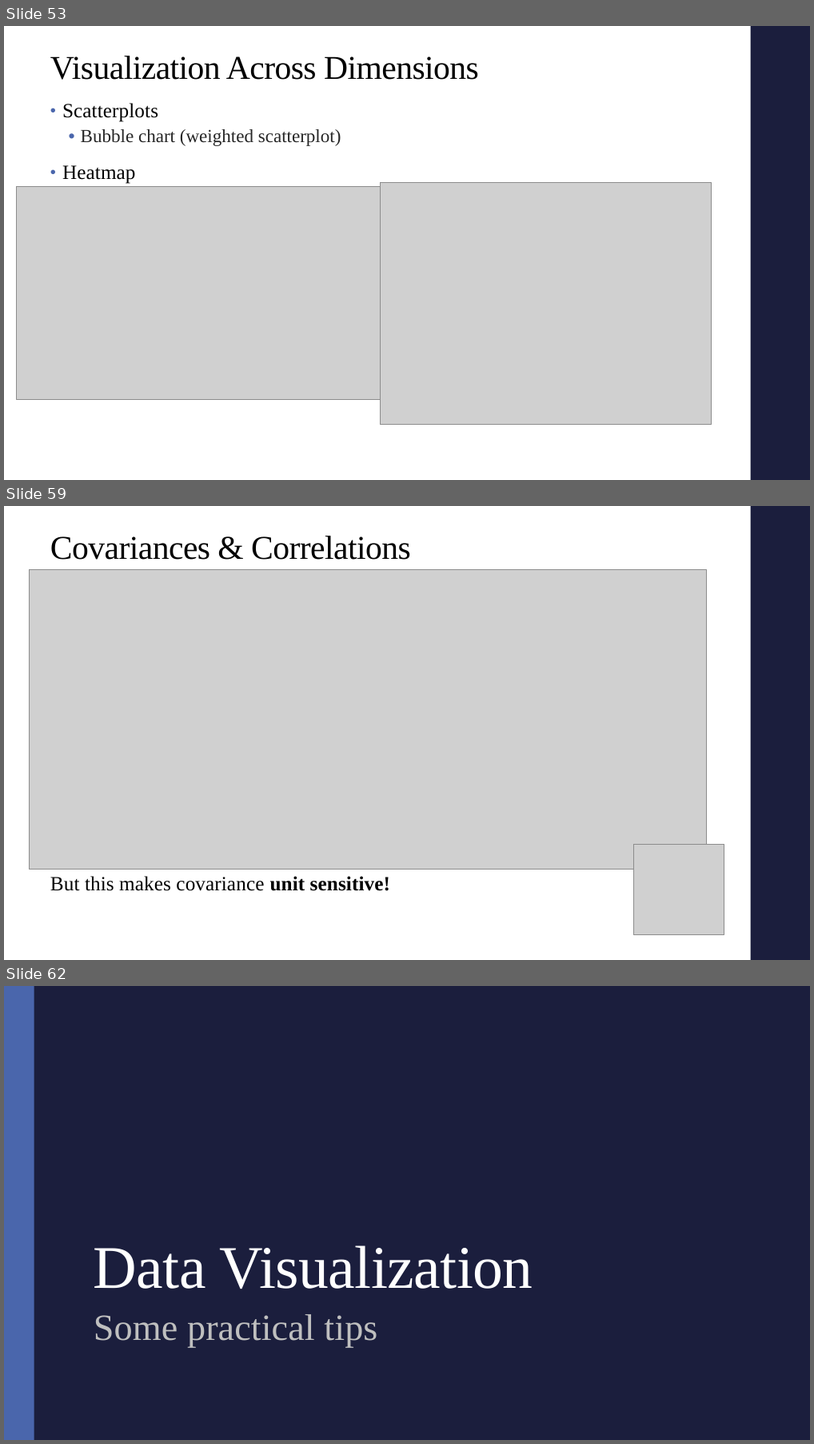
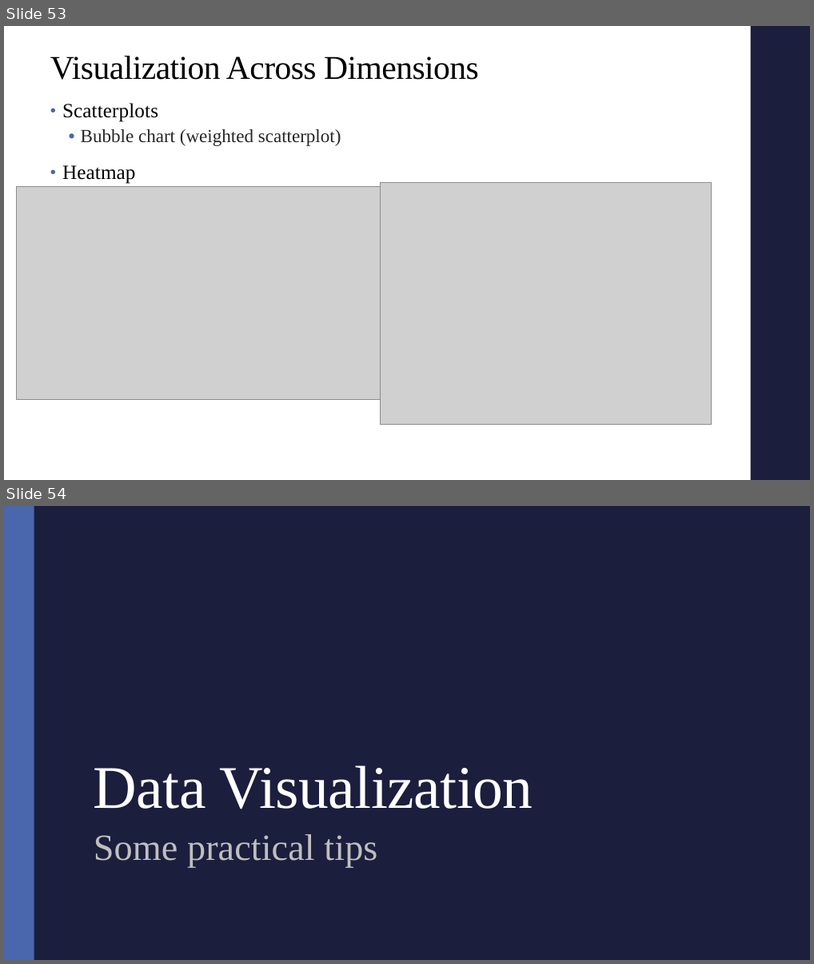
Before and after one commit to alex-hoagland/HAD5772, a slide deck: Lectures/Lecture03_Correlations/Lecture3_Correlations.pptx. Shown one above the other, each under a label of ours: slides 53, 59 and 62 before the commit, slides 53 and 54 after it; the slides between them are not shown. The pictures are 814x1444 and 814x964 pixels, drawn with LibreOffice and Linux fonts; fonts in the diff are those of the drawing; grey boxes stand for pictures. Boxes give left, top, right and bottom in pixels: in the first picture for what was removed or moved away, otherwise in the second. Text is boxed around its words. In the diff, an @@ line names an element or a change of style, - is before the commit and + after.

```diff
--- a/Lectures/Lecture03_Correlations/Lecture3_Correlations.pptx
+++ b/Lectures/Lecture03_Correlations/Lecture3_Correlations.pptx
@@ slide 59 removed at (4, 506, 810, 960), background #FFFFFF; not listed: 1 template element that a slide beside it also shows @@
@@ title removed at (50, 536, 411, 560) @@
-Covariances & Correlations
@@ picture removed at (30, 569, 707, 869) @@
@@ picture removed at (634, 844, 725, 934) @@
@@ text removed at (50, 876, 390, 891) @@
-But this makes covariance unit sensitive!
@@ what was slide 62 is now slide 54 @@
```
Also in this commit, not shown: 7 other slides removed, 3 other files.
